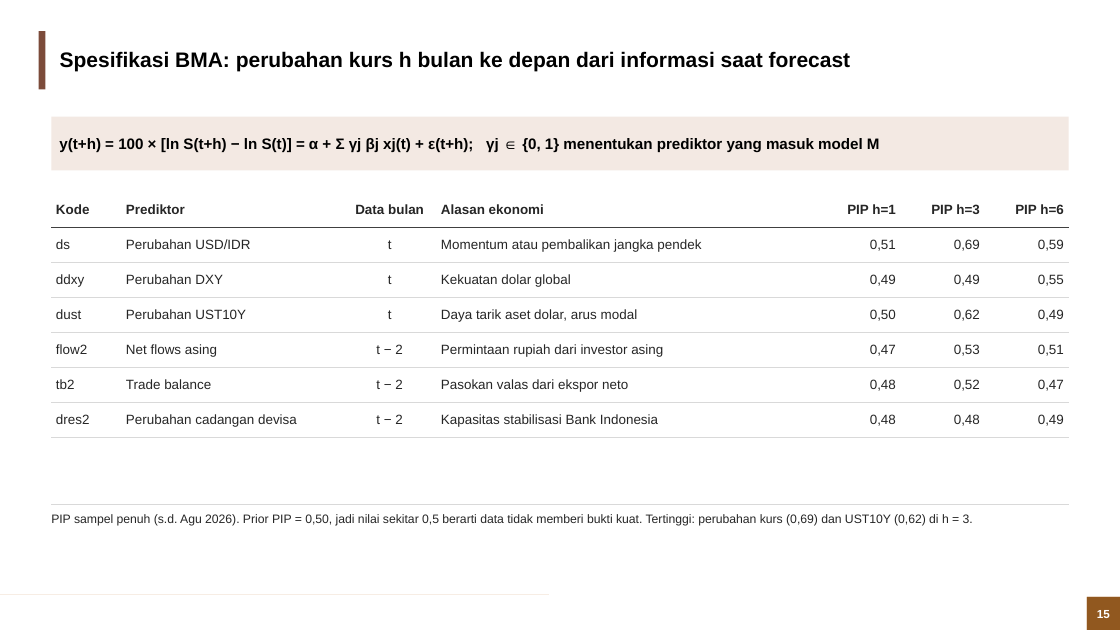
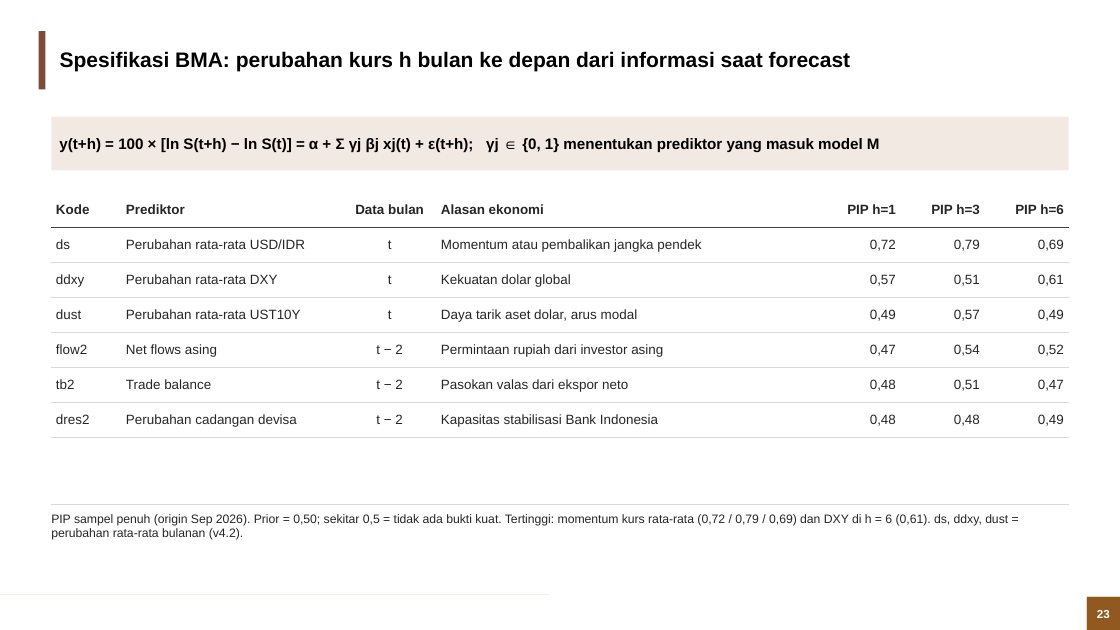
Before and after one commit to muhamadhaikal128/Simulasi-Rupiah, a slide deck: slide 23 of output/Simulasi_Rupiah_BMA_BVARX.pptx (slide 15 before the commit). Drawn at 1120x630 pixels with LibreOffice and Linux fonts; fonts in the diff are those of the drawing; background and template pictures are left out. Boxes give left, top, right and bottom in pixels: in the first picture for what was removed or moved away, otherwise in the second. Text is boxed around its words. In the diff, an @@ line names an element or a change of style, - is before the commit and + after.

```diff
--- a/output/Simulasi_Rupiah_BMA_BVARX.pptx
+++ b/output/Simulasi_Rupiah_BMA_BVARX.pptx
@@ table at [51, 192, 1069, 438] @@
-row 2: ds | Perubahan USD/IDR | t | Momentum atau pembalikan jangka pendek | 0,51 | 0,69 | 0,59
+row 2: ds | Perubahan rata-rata USD/IDR | t | Momentum atau pembalikan jangka pendek | 0,72 | 0,79 | 0,69
-row 3: ddxy | Perubahan DXY | t | Kekuatan dolar global | 0,49 | 0,49 | 0,55
+row 3: ddxy | Perubahan rata-rata DXY | t | Kekuatan dolar global | 0,57 | 0,51 | 0,61
-row 4: dust | Perubahan UST10Y | t | Daya tarik aset dolar, arus modal | 0,50 | 0,62 | 0,49
+row 4: dust | Perubahan rata-rata UST10Y | t | Daya tarik aset dolar, arus modal | 0,49 | 0,57 | 0,49
-row 5, column 6: 0,53
+row 5, column 6: 0,54
-row 5, column 7: 0,51
+row 5, column 7: 0,52
-row 6, column 6: 0,52
+row 6, column 6: 0,51
@@ text at [51, 514, 1008, 540]: text changed @@
-PIP sampel penuh (s.d. Agu 2026). Prior PIP = 0,50, jadi nilai sekitar 0,5 berarti data tidak memberi bukti kuat. Tertinggi: perubahan kurs (0,69) dan UST10Y (0,62) di h = 3.
+PIP sampel penuh (origin Sep 2026). Prior = 0,50; sekitar 0,5 = tidak ada bukti kuat. Tertinggi: momentum kurs rata-rata (0,72 / 0,79 / 0,69) dan DXY di h = 6 (0,61). ds, ddxy, dust = perubahan rata-rata bulanan (v4.2).
@@ page number at [1097, 610, 1110, 618]: text changed @@
-15
+23
```
Also in this commit, not shown: 28 other slides changed, 21 slides added, 5 slides removed.
